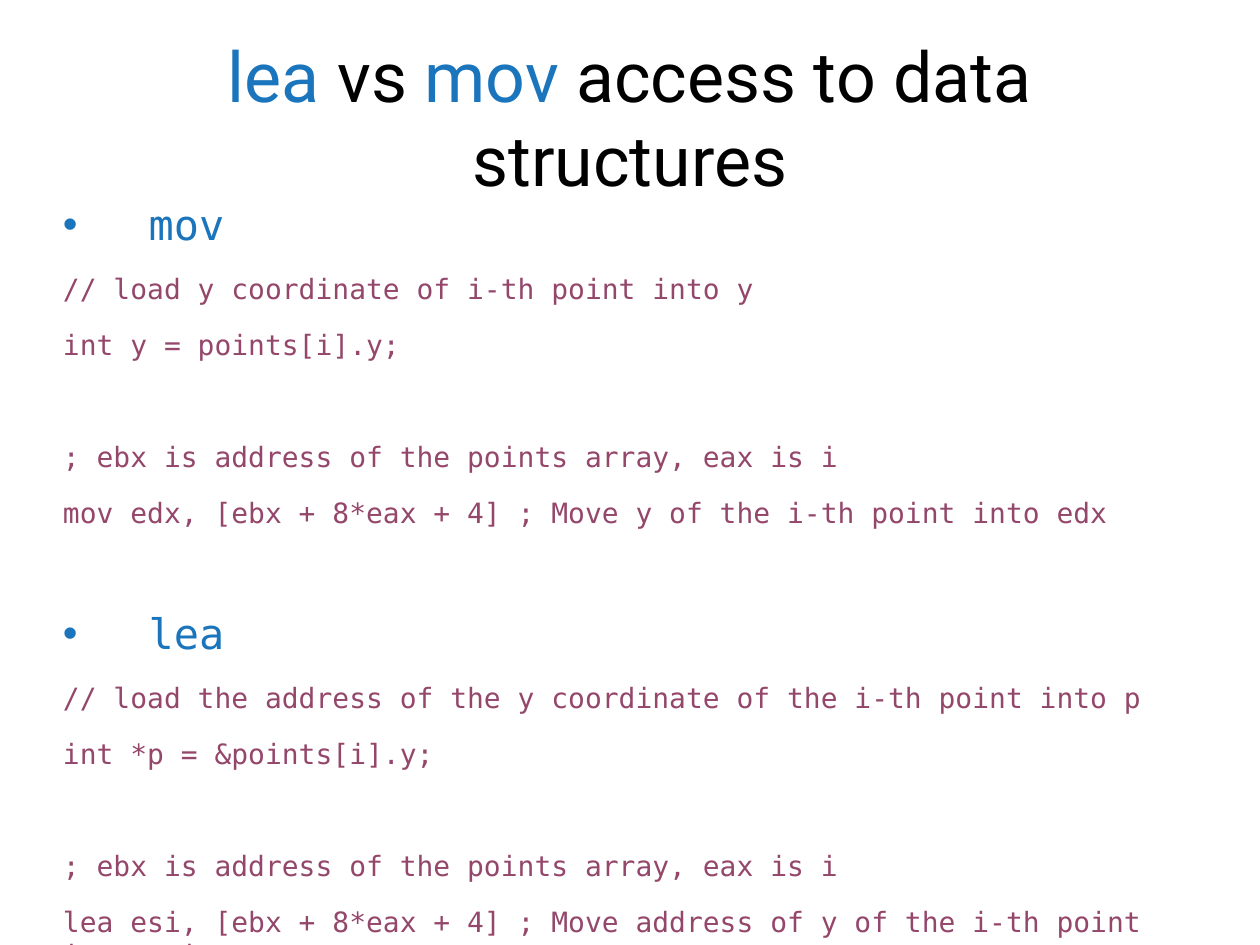
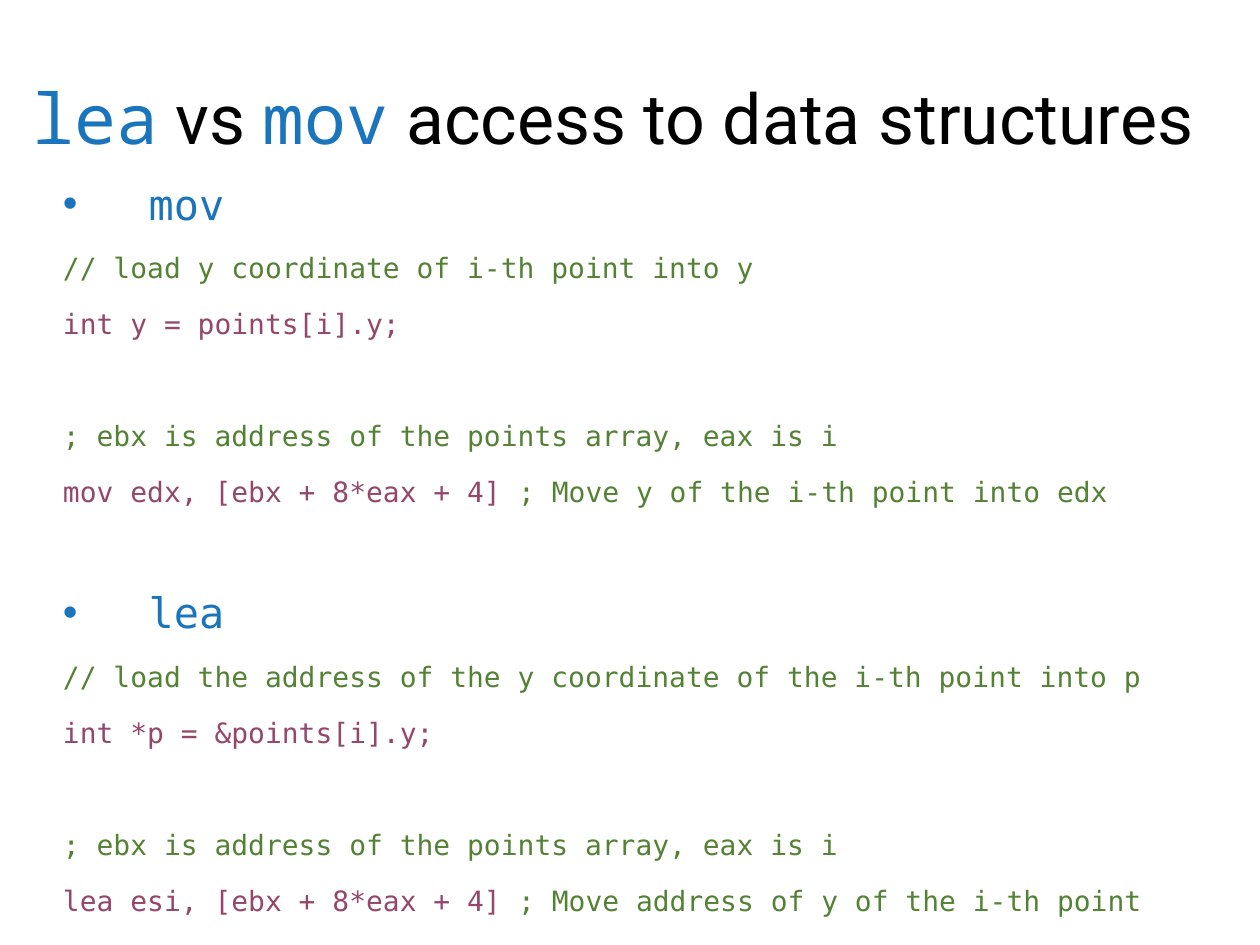
Before and after one commit to antonburtsev/cs5460, a slide deck: slide 21 of lectures/lecture03-x86-asm/lecture03-x86-asm.pptx. Drawn at 1260x945 pixels with LibreOffice and Linux fonts; fonts in the diff are those of the drawing. Boxes give left, top, right and bottom in pixels: in the first picture for what was removed or moved away, otherwise in the second. Text is boxed around its words. In the diff, an @@ line names an element or a change of style, - is before the commit and + after.

Commit message:
Lecture 03 -- x86 asm

```diff
--- a/lectures/lecture03-x86-asm/lecture03-x86-asm.pptx
+++ b/lectures/lecture03-x86-asm/lecture03-x86-asm.pptx
@@ title "lea vs mov access to ...": place and size @@
-title "lea vs mov access to ..." at [228,49,1031,187]
+title "lea vs mov access to ..." at [32,91,1193,145]
@@ title "lea vs mov access to ..." at [32,91,1193,145]: font Roboto to Noto Sans Mono in "lea mov" @@
@@ text "mov": place and size @@
-text "mov" at [63,216,1141,938]
+text "mov" at [63,196,1141,917]
@@ text at [63,256,1141,861]: text colour #94476B to #548235 in "// load y coordinate of i-th point ...", "; ebx is address of the points ...", "; Move y of the i-th point ...", "// load the address of the y ..." and 1 more places @@
@@ text at [63,889,1141,917]: text changed; text colour #94476B to #548235 @@
-lea esi, [ebx + 8*eax + 4] ; Move address of y of the i-th point into esi
+lea esi, [ebx + 8*eax + 4] ; Move address of y of the i-th point
+; into esi
```
Also in this commit, not shown: 24 other slides changed, 6 slides added, 2 other files.
